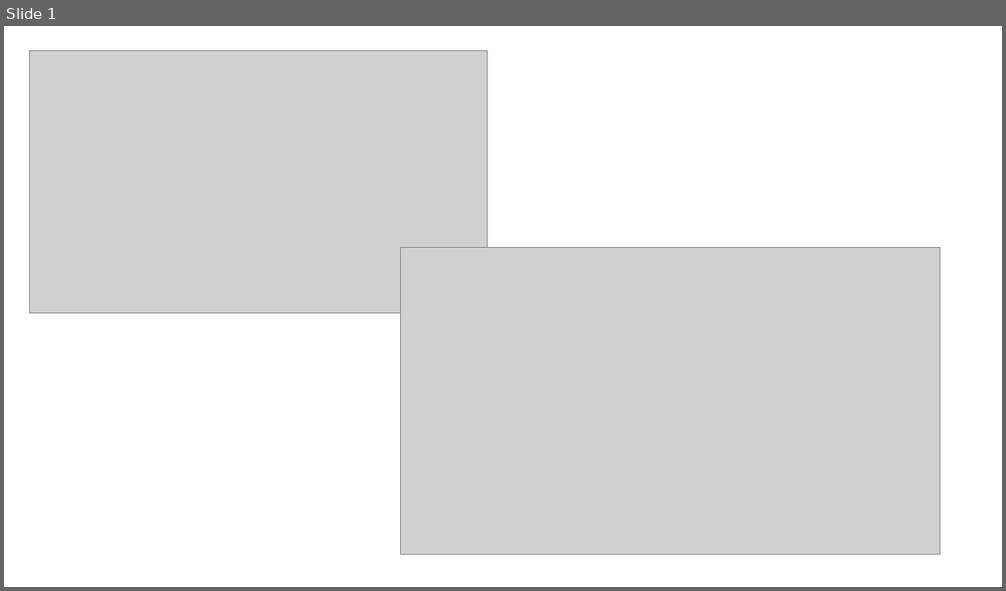
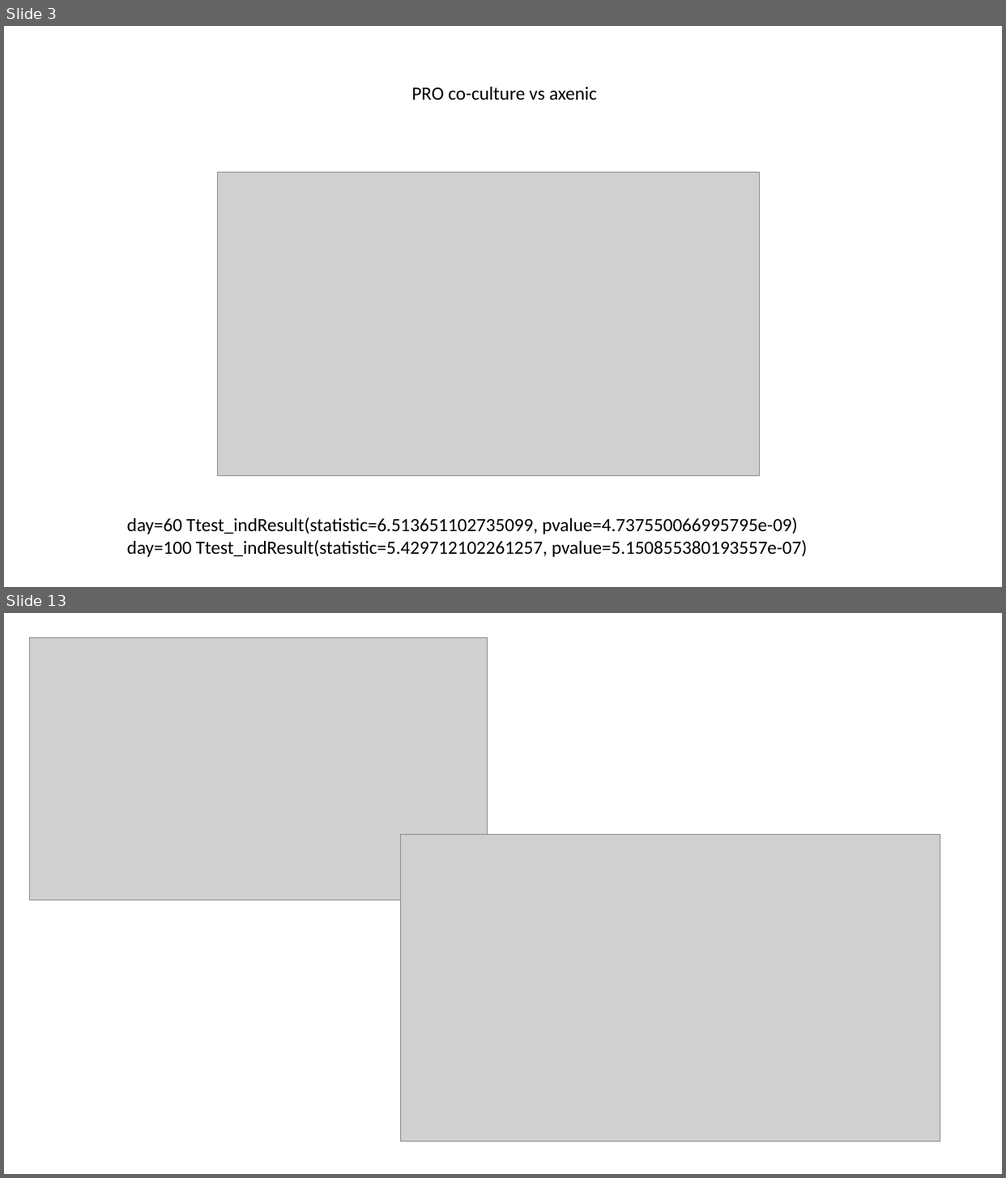
Before and after one commit to wosnat/ccpa, a slide deck: ccpa pro vs fl and capacity.pptx. Shown one above the other, each under a label of ours: slide 1 before the commit, slides 3 and 13 after it; the slides between them are not shown. The pictures are 1006x591 and 1006x1178 pixels, drawn with LibreOffice and Linux fonts; fonts in the diff are those of the drawing; grey boxes stand for pictures. Boxes give left, top, right and bottom in pixels: in the first picture for what was removed or moved away, otherwise in the second. Text is boxed around its words. In the diff, an @@ line names an element or a change of style, - is before the commit and + after.

```diff
--- a/ccpa pro vs fl and capacity.pptx
+++ b/ccpa pro vs fl and capacity.pptx
@@ slide 3 added at [4,26,1002,587], background #FFFFFF @@
@@ text added at [412,87,597,100], 18 pt, text #000000 @@
+PRO co-culture vs axenic
@@ picture added at [218,172,760,476] @@
@@ text added at [127,518,807,557], 18 pt, text #000000 @@
+day=60 Ttest_indResult(statistic=6.513651102735099, pvalue=4.737550066995795e-09)
+day=100 Ttest_indResult(statistic=5.429712102261257, pvalue=5.150855380193557e-07)
@@ what was slide 1 is now slide 13 @@
```
Also in this commit, not shown: 11 other slides added, 1 slide removed, 5 other files.
